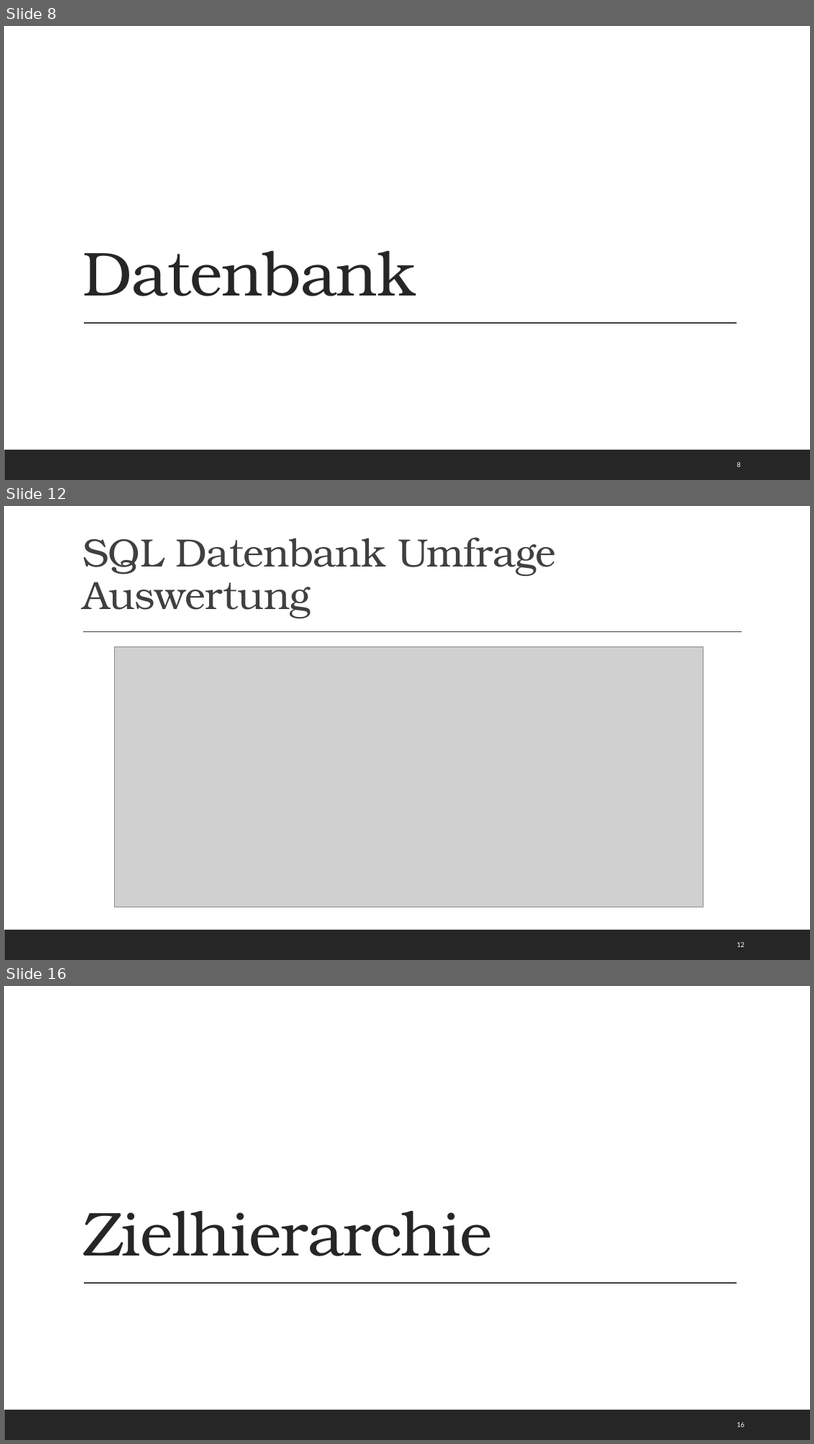
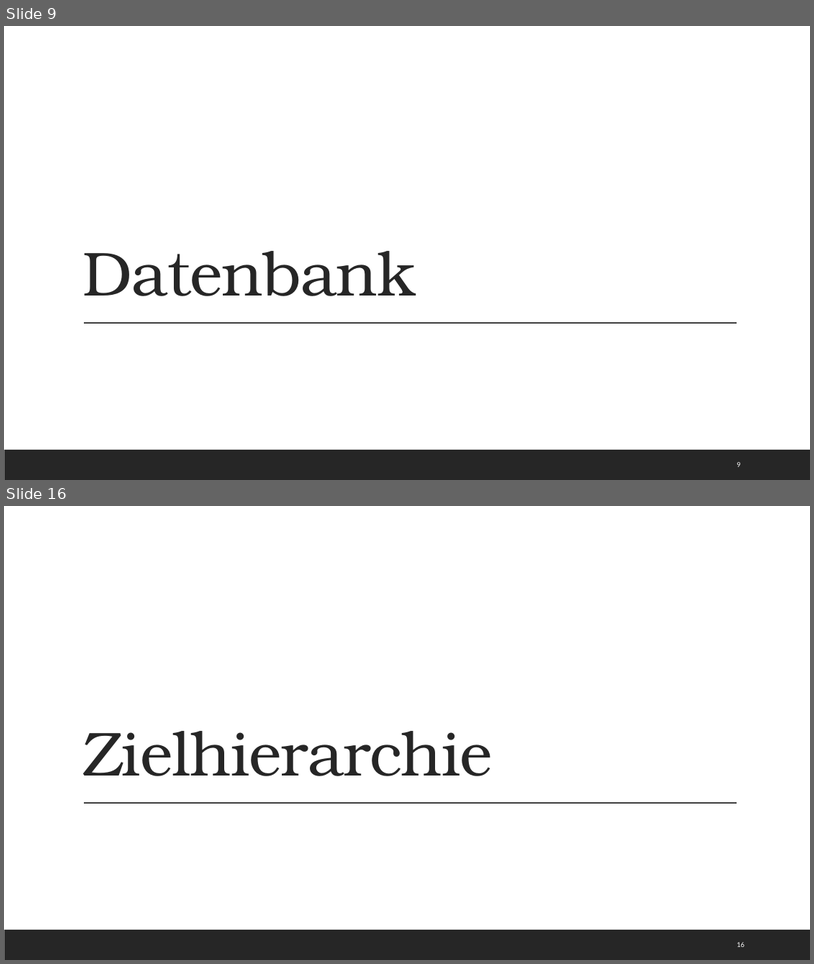
Before and after one commit to Kplacken/EPWS2020SerttasPlackenhohn, a slide deck: Audits/Audit 4/WS2020_SerttasPlackenhohn_Audit4.pptx. Shown one above the other, each under a label of ours: slides 8, 12 and 16 before the commit, slides 9 and 16 after it; the slides between them are not shown. The pictures are 814x1444 and 814x964 pixels, drawn with LibreOffice and Linux fonts; fonts in the diff are those of the drawing; grey boxes stand for pictures. Boxes give left, top, right and bottom in pixels: in the first picture for what was removed or moved away, otherwise in the second. Text is boxed around its words. In the diff, an @@ line names an element or a change of style, - is before the commit and + after.

```diff
--- a/Audits/Audit 4/WS2020_SerttasPlackenhohn_Audit4.pptx
+++ b/Audits/Audit 4/WS2020_SerttasPlackenhohn_Audit4.pptx
@@ slide 12 removed at [4, 506, 810, 960], background #FFFFFF; not listed: 1 template element that a slide beside it also shows @@
@@ title removed at [82, 537, 556, 618] @@
-SQL Datenbank Umfrage Auswertung
@@ line removed from (83, 632) to (743, 632) @@
@@ picture removed at [115, 646, 704, 907] @@
@@ page number removed at [737, 942, 745, 947] @@
-12
@@ what was slide 8 is now slide 9 @@
```
Also in this commit, not shown: 8 slides changed, 1 slide added.
